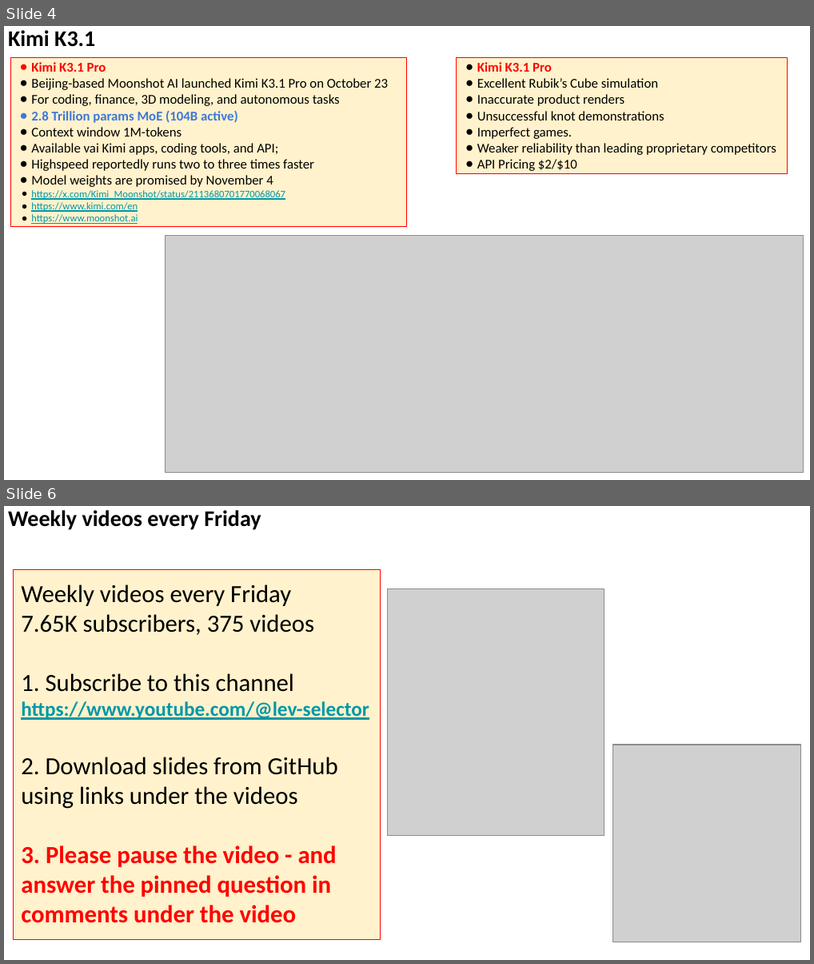
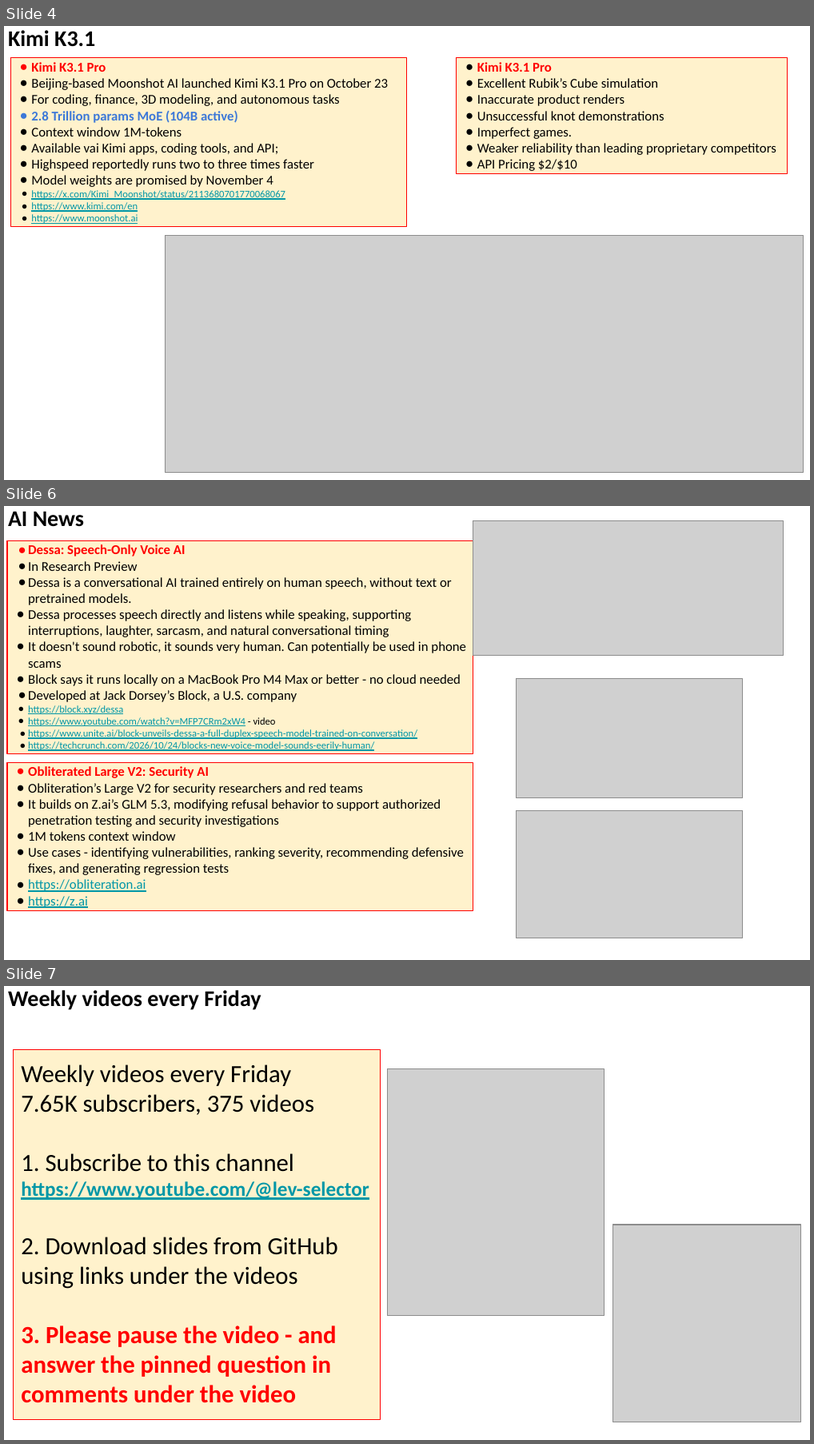
Before and after one commit to lselector/seminar, a slide deck: 2026/2026-10-30-AI-News.pptx. Shown one above the other, each under a label of ours: slides 4 and 6 before the commit, slides 4, 6 and 7 after it; the slides between them are not shown. The pictures are 814x964 and 814x1444 pixels, drawn with LibreOffice and Linux fonts; fonts in the diff are those of the drawing; grey boxes stand for pictures. Boxes give left, top, right and bottom in pixels: in the first picture for what was removed or moved away, otherwise in the second. Text is boxed around its words. In the diff, an @@ line names an element or a change of style, - is before the commit and + after.

```diff
--- a/2026/2026-10-30-AI-News.pptx
+++ b/2026/2026-10-30-AI-News.pptx
@@ slide 6 added at (x1=4, y1=506, x2=810, y2=960), background #FFFFFF @@
@@ text added at (x1=8, y1=511, x2=84, y2=527), 20 pt, text #000000, bold @@
+AI News
@@ picture added at (x1=474, y1=520, x2=784, y2=655) @@
@@ rectangle added at (x1=7, y1=540, x2=474, y2=754), fill #FFF2CC, outline #FF0000 0.75 pt, 12 pt, text #000000 @@
+● Dessa: Speech-Only Voice AI
+● In Research Preview
+● Dessa is a conversational AI trained entirely on human speech, without text or pretrained models.
+● Dessa processes speech directly and listens while speaking, supporting interruptions, laughter, sarcasm, and natural conversational timing
+● It doesn't sound robotic, it sounds very human. Can potentially be used in phone scams
+● Block says it runs locally on a MacBook Pro M4 Max or better - no cloud needed
+● Developed at Jack Dorsey’s Block, a U.S. company
+● https://block.xyz/dessa
+● https://www.youtube.com/watch?v=MFP7CRm2xW4 - video
+● https://www.unite.ai/block-unveils-dessa-a-full-duplex-speech-model-trained-on-conversation/
+● https://techcrunch.com/2026/10/24/blocks-new-voice-model-sounds-eerily-human/
@@ picture added at (x1=516, y1=679, x2=742, y2=798) @@
@@ rectangle added at (x1=7, y1=763, x2=474, y2=911), fill #FFF2CC, outline #FF0000 0.75 pt, 12 pt, text #000000 @@
+● Obliterated Large V2: Security AI
+● Obliteration’s Large V2 for security researchers and red teams
+● It builds on Z.ai’s GLM 5.3, modifying refusal behavior to support authorized penetration testing and security investigations
+● 1M tokens context window
+● Use cases - identifying vulnerabilities, ranking severity, recommending defensive fixes, and generating regression tests
+● https://obliteration.ai
+● https://z.ai
@@ picture added at (x1=516, y1=810, x2=742, y2=937) @@
@@ what was slide 6 is now slide 7 @@
```
Also in this commit, not shown: 5 slides changed, 5 other slides added.
